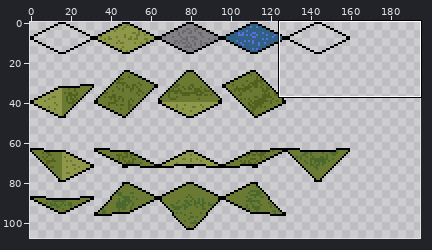
Two versions of one pixel-art file, assets/iso-tiles2.aseprite. Above, an overview of the earlier version with the close-up marked.
Close-up. The starting point:
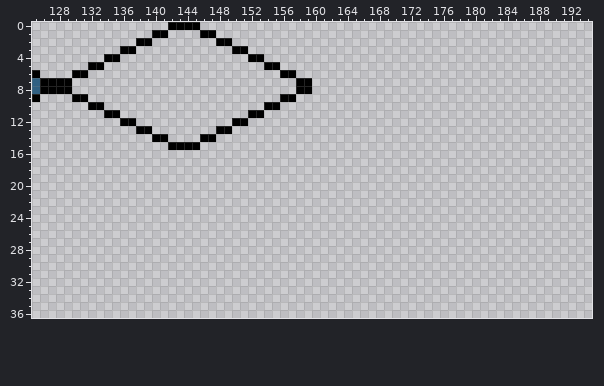
256x256 pixels, 1 frame. Shown: x 125..194, y 0..36. The wide view leaves out empty margins.
Now the later version:
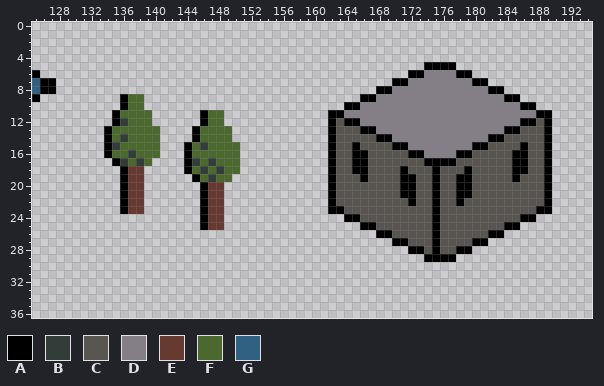
Palette (. is transparent): A #000000  B #323c39  C #595652  D #847e87  E #663931  F #4b692f  G #306082
The exact change:
Changed rows in their new state; - is an unchanged pixel.
first column x 128:
 0 --------------....--------------------------------------------
 1 ------------..----..------------------------------------------
 2 ----------..--------..----------------------------------------
 3 --------..------------..--------------------------------------
 4 ------..----------------..------------------------------------
 5 ----..--------------------..------------------AAAA------------
 6 --..------------------------..--------------AADDDDAA----------
 7 ..----------------------------..----------AADDDDDDDDAA--------
 8 ..----------------------------..--------AADDDDDDDDDDDDAA------
 9 --..----AFF-----------------..--------AADDDDDDDDDDDDDDDDAA----
10 ----..--AFF---------------..--------AADDDDDDDDDDDDDDDDDDDDAA--
11 ------.-FFFF------AFF---..--------AADDDDDDDDDDDDDDDDDDDDDDDDAA
12 -------ABFFF------AFF-..----------ACAADDDDDDDDDDDDDDDDDDDDAACA
13 ------AFFFFFF----AFFFF------------ACCCAADDDDDDDDDDDDDDDDAACCCA
14 ------AFBFFFF.---AFFFF------------ACCCCCAADDDDDDDDDDDDAACCCCCA
15 ------ABFFFFF-..-FBFFFF-----------ACCACCCCAADDDDDDDDAACCCCACCA
16 ------AFFBFFF---AFFFFFF-----------ACCAACCCCCAADDDDAACCCCCAACCA
17 -------ABFBF----ABFBFFF-----------ACCAACCCCCCCAAAACCCCCCCAACCA
18 --------AEE-----AFBFBFF-----------ACCAACCCCACCCACCCACCCCCAACCA
19 --------AEE------AFBFF------------ACCCACCCCAACCACCAACCCCCACCCA
20 --------AEE-------AEE-------------ACCCCCCCCAACCACCAACCCCCCCCCA
21 --------AEE-------AEE-------------ACCCCCCCCAACCACCAACCCCCCCCCA
22 --------AEE-------AEE-------------ACCCCCCCCCACCACCACCCCCCCCCCA
23 --------AEE-------AEE-------------AACCCCCCCCCCCACCCCCCCCCCCCAA
24 ------------------AEE---------------AACCCCCCCCCACCCCCCCCCCAA--
25 ------------------AEE-----------------AACCCCCCCACCCCCCCCAA----
26 ----------------------------------------AACCCCCACCCCCCAA------
27 ------------------------------------------AACCCACCCCAA--------
28 --------------------------------------------AACACCAA----------
29 ----------------------------------------------AAAA------------
Changed places in both close-ups, as pixel boxes (x1, y1, x2, y2):
changed: (56, 22, 552, 262)
